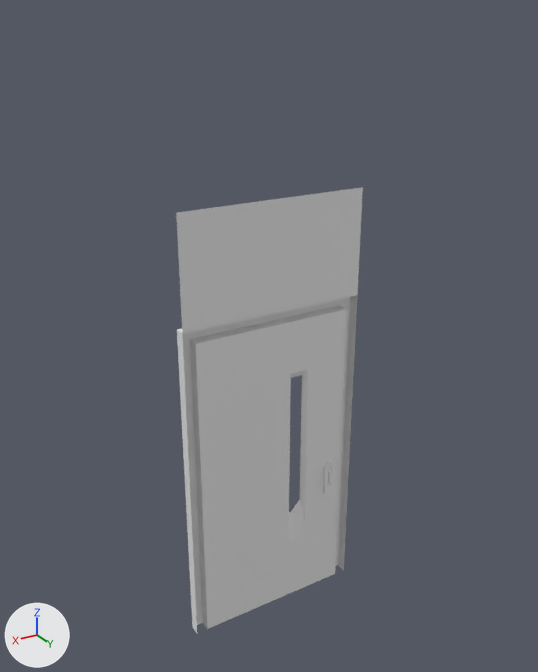
Two versions of the FBX model ShortBurn/Assets/Bram/Models/SM/SM_WallDoor_01_1M.fbx, one commit apart.
Rendered twice from a 50 mm camera at (2.89, 3.68, 3.98) aimed at (0.63, -0.08, 2.1). Arrows for +X, +Y and +Z are at lower left; the lights stay in place. Where no turn or scale is listed for an object, it has been applied to the vertices.

Before the edit, the objects in view are built like this:
```python
me_plane_008 = bpy.data.meshes.new('Plane.008')
me_plane_008.from_pydata(...)  # 18 vertices, 10 faces; spans x 0.0..1.27, y -0.08..0.0, z 0.0..3.0
me_plane_012 = bpy.data.meshes.new('Plane.012')
me_plane_012.from_pydata(...)  # 461 vertices, 420 faces; spans x -1.1..0.0, y -0.06..0.06, z 0.0..2.2
me_plane_012.materials.append(mat_m_trim01)  # white #e7e7e7
ob_sm_door01 = bpy.data.objects.new('SM_Door01', me_plane_012)
ob_sm_door01.location = (1.185, -0.032, 0.007)
ob_sm_walldoor_01_1m = bpy.data.objects.new('SM_WallDoor_01_1M', me_plane_008)
ob_sm_walldoor_01_1m.location = (0.0, 0.0, 0.0)
```
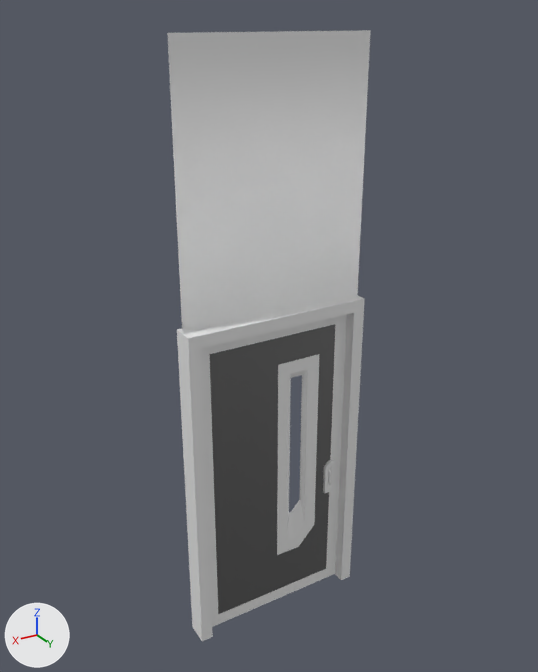
What differs and where, as boxes (x1, y1, x2, y2) in the pictures (538 x 672 px):
'SM_WallDoor_01_1M', reshaped (9% wider, 37% taller): before (176, 187, 363, 633); after (167, 30, 371, 641)
part 1 of me_plane_008, built on: before (176, 187, 363, 334); after (167, 30, 371, 641)
part 2 of me_plane_012, recoloured: (209, 324, 335, 614) in both

The edits, one by one:
Material 'M_UE4Man_Body' (mat_m_ue4man_body) is new.
Its base color is (0.216, 0.216, 0.216) (grey #808080).
Its metallic is 1.0.
Its roughness is 0.553.
me_plane_012 has 461 vertices, 420 faces and spans x -1.1..0.0, y -0.06..0.06, z 0.0..2.2.
me_plane_012 is used by ob_sm_door01; location (1.185, -0.032, 0.007).
me_plane_012 part 2: all 4 faces centred in x -0.67..-0.64, y -0.03..0.03, z 0.31..1.15 switch from mat_m_trim01 (white #e7e7e7) to mat_m_ue4man_body (grey #808080).
me_plane_008 is used by ob_sm_walldoor_01_1m; location (0.0, 0.0, 0.0).
me_plane_008 had 18 vertices, 10 faces and spanned x 0.0..1.27, y -0.08..0.0, z 0.0..3.0.
me_plane_008 now has 26 vertices, 19 faces and spans x 0.0..1.27, y -0.08..0.08, z 0.0..3.9.
Part 1, on me_plane_008:
1 face is deleted.
2 vertices move from x 0.0..1.27, y 0.0, z 3.0 to x 0.0..1.27, y 0.0, z 3.9.
8 new vertices lie (0.0, 0.08, 0.0) away from vertices in x 0.0..1.27, y 0.0, z 0.0..2.29.
10 new faces join them.
me_plane_008 now uses material mat_m_trim01 (white #e7e7e7).
